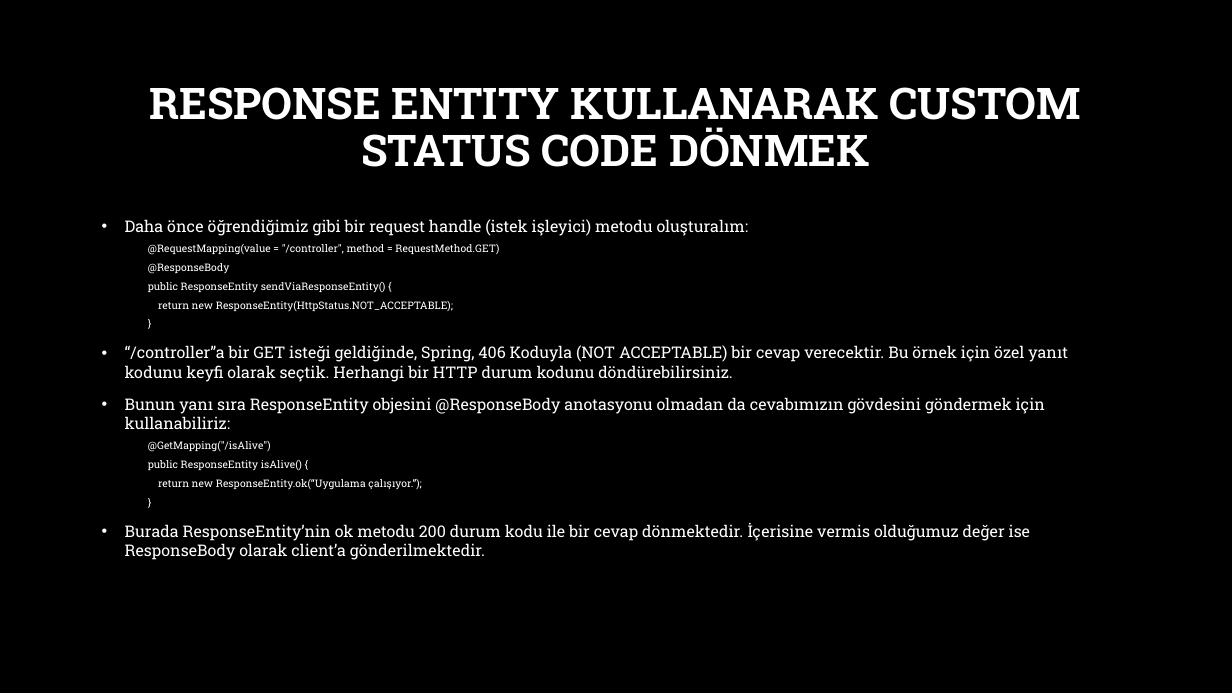
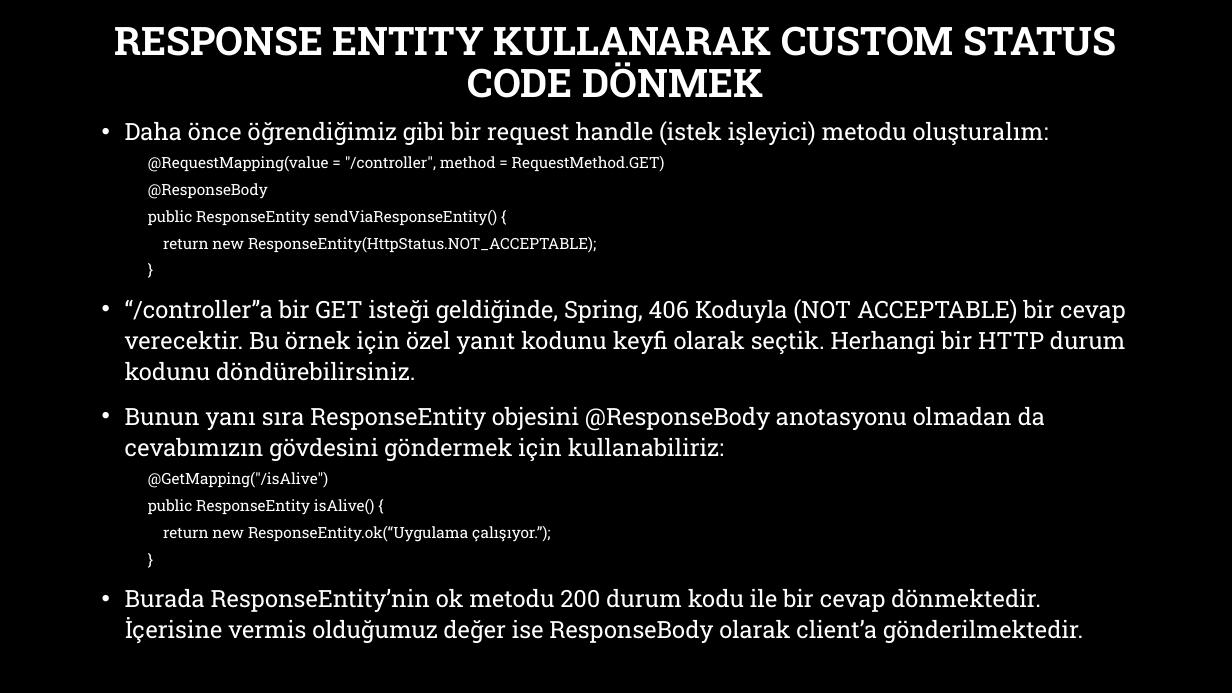
Before and after one commit to burakduman-bilgeadam/sunum, a slide deck: slide 13 of Spring/6-spring-web-mapping.pptx. Drawn at 1232x693 pixels with LibreOffice and Linux fonts; fonts in the diff are those of the drawing; background and template pictures are left out. Boxes give left, top, right and bottom in pixels: in the first picture for what was removed or moved away, otherwise in the second. Text is boxed around its words. In the diff, an @@ line names an element or a change of style, - is before the commit and + after.

```diff
--- a/Spring/6-spring-web-mapping.pptx
+++ b/Spring/6-spring-web-mapping.pptx
@@ title "RESPONSE ENTITY KULLANARAK CUSTOM STATUS ..." at bbox=[114, 26, 1117, 98]: size 34 to 30.6 pt @@
@@ text "Daha önce öğrendiğimiz gibi bir ...": place and size @@
-text "Daha önce öğrendiğimiz gibi bir ..." at bbox=[125, 219, 1068, 560]
+text "Daha önce öğrendiğimiz gibi bir ..." at bbox=[125, 121, 1126, 643]
@@ text "Daha önce öğrendiğimiz gibi bir ..." at bbox=[125, 121, 1126, 643]: size 12.5 to 18.5 pt in "Daha önce öğrendiğimiz gibi bir request handle ...", "“/controller”a bir GET isteği geldiğinde, Spring, 406 ...", "Bunun yanı sıra ResponseEntity objesini @ResponseBody anotas ...", "Burada ResponseEntity’nin ok metodu 200 durum kodu ..."; size 8.1 to 12 pt in "@RequestMapping(value = "/controller", method = RequestMetho ...", "@ResponseBody", "public ResponseEntity sendViaResponseEntity() {", "return new ResponseEntity(HttpStatus.NOT_ACCEPTABLE);" and 5 more places; line spacing 1 to 1.1 @@
```
Also in this commit, not shown: 6 other slides changed, 1 other file.
